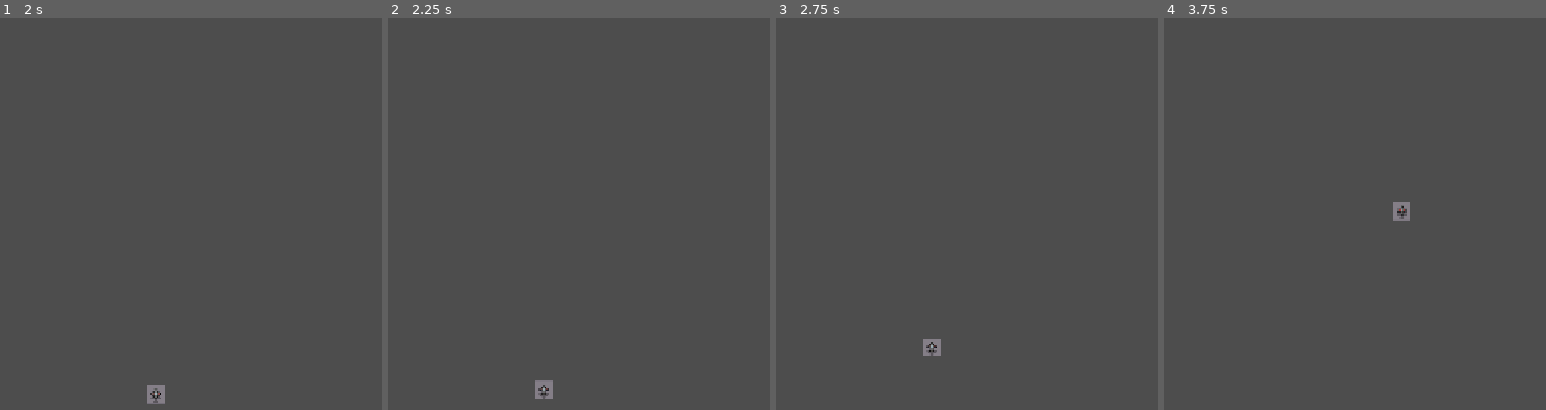
Above: before the commit, frames 1-4 (left to right).
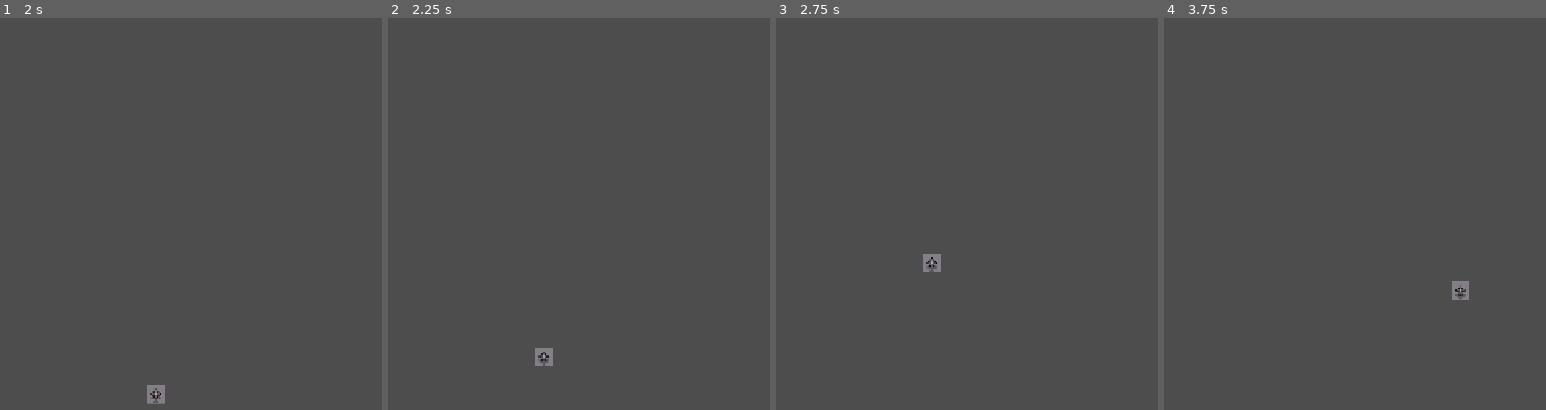
Above: after the commit, the same moments.

Repository: ikostan/SkyLockAssault
Game: Godot game, scene res://scenes/main_menu.tscn
The game is run twice, just before and just after one commit, with the same random seed, the same clock (stepped at 60 frames per second) and the same inputs. Video files are missing from this copy of the repository; at most half a second of black plays in their place.
Inputs:
- Up to frame 1 (2 s): tap Enter at 0.5 s; hold D (move_right) 0.53-1.25 s; click "Start Game" at 1.25 s
- Up to frame 2 (2.25 s): tap Space at 2 s; hold W (move_backward) from 2.03 s (still down)
- Up to frame 3 (2.75 s): keep holding W (move_backward)
- Up to frame 4 (3.75 s): release W (move_backward) at 2.78 s; hold D (move_right) 2.78-3.53 s; hold X (move_forward) from 3.53 s (still down)

Frame 1 is identical in both runs. In frame 2, 0.4% of the frame differs, in the area x 38-44%, y 84-98%; in frame 3, 0.3%; in frame 4, 0.4%, in the area x 59-80%, y 46-72%.

Commit message:
Refactor player.gd variable order and movement logic
Moved @onready variable declarations below regular variables for better organization. Updated movement logic to set player velocity directly instead of incrementing it by direction * speed * delta.

Diff:
--- a/scripts/player.gd
+++ b/scripts/player.gd
@@ -2,10 +2,6 @@
 
 # Exported vars first (for Inspector editing)
 @export var speed: float = 300.0
-
-# Onreadys next
-@onready var player: CharacterBody2D = $CharacterBody2D
-@onready var collision_shape: CollisionShape2D = $CharacterBody2D/CollisionShape2D
 
 # Regular vars for computed boundaries (no export needed if set in code)
 var player_half_width: float = 0.0
@@ -15,6 +11,9 @@
 var player_y_min: float = 0.0
 var player_y_max: float = 0.0
 
+# Onreadys next
+@onready var player: CharacterBody2D = $CharacterBody2D
+@onready var collision_shape: CollisionShape2D = $CharacterBody2D/CollisionShape2D
 
 func _ready() -> void:
 	# Dynamically calculate half-sizes (use both extents for width/height; assumes RectangleShape2D)
@@ -56,7 +55,7 @@
 		"move_left", "move_right", "move_backward", "move_forward"
 	)
 	if direction != Vector2.ZERO:
-		player.velocity += direction * speed * delta
+		player.velocity = direction * speed
 		# Optional: Add rotation for facing (uncomment for top-down airplane feel)
 		# player.rotation = direction.angle()
 	else:
